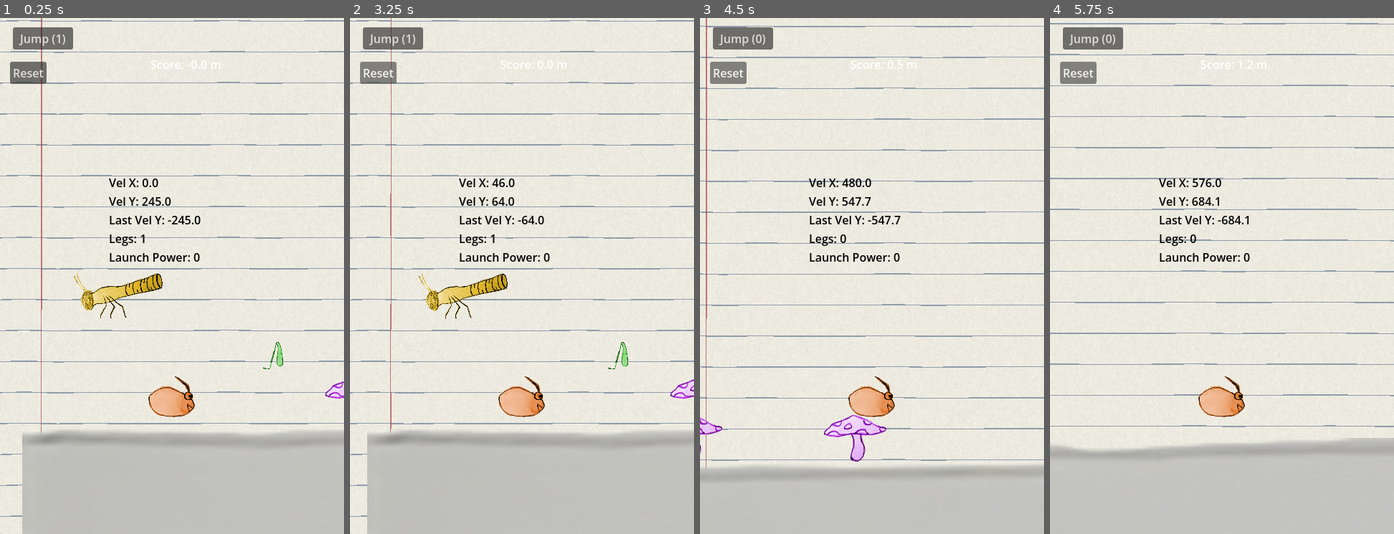
Above: before the commit, frames 1-4 (left to right).
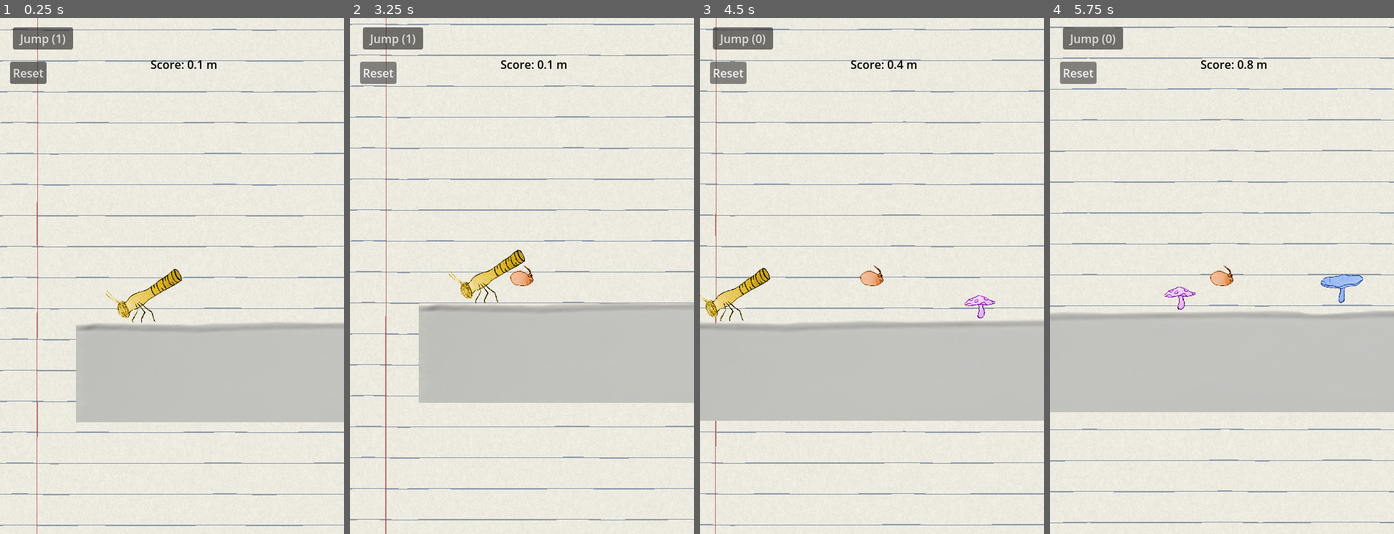
Above: after the commit, the same moments.

Repository: TOMYAAAAAH/paf-la-mite
Game: Godot game, scene res://main.tscn
Same seed, same stepped clock (60 frames per second), same inputs: the game is played once before the commit and once after it.
Inputs:
- Up to frame 1 (0.25 s): no input
- Up to frame 2 (3.25 s): click "Jump (1)" at 0.5 s; click "Jump (0)" at 1.25 s; click "Reset" at 2 s; tap Enter (ui_accept) at 2.75 s; hold Enter (ui_accept) from 2.78 s (still down); tap Tab (jump, bound only before the commit) at 3.02, 3.05 s
- Up to frame 3 (4.5 s): tap Tab (jump, bound only before the commit) at 3.32, 3.6, 3.77, 4.07 s; release Enter (ui_accept) at 3.53 s; tap Enter (ui_accept) at 3.8 s; hold Down (ui_down) from 4.28 s (still down); hold Enter (ui_accept) from 4.28 s (still down)
- Up to frame 4 (5.75 s): tap Tab (jump, bound only before the commit) at 4.55, 5.27, 5.57 s; release Down (ui_down) at 5.03 s; release Enter (ui_accept) at 5.03 s; tap Enter (ui_accept) at 5.1 s

The runs differ from the first frame. In frame 1, 40% of the frame differs, in the area x 0-100%, y 0-100%; in frame 2, 41%; in frame 3, 40%; in frame 4, 43%.

Commit message:
red launch

Diff:
--- a/hopper.tscn
+++ b/hopper.tscn
@@ -7,7 +7,7 @@
 radius = 23.0
 height = 46.0
 
-[node name="Hopper" type="Area2D" unique_id=708622132]
+[node name="Hopper" type="Area2D" unique_id=708622132 groups=["hopper"]]
 script = ExtResource("1_6wt36")
 
 [node name="CollisionShape2D" type="CollisionShape2D" parent="." unique_id=1317942486]
--- a/launcher.tscn
+++ b/launcher.tscn
@@ -6,12 +6,12 @@
 [node name="Sprite2D" type="Sprite2D" unique_id=170151492]
 
 [node name="LauncherBody" type="Sprite2D" parent="." unique_id=979746101]
-position = Vector2(1.9999999, -20)
-rotation = -0.20245819
-scale = Vector2(0.2, 0.2)
+position = Vector2(-10, -32)
+rotation = -0.5061455
+scale = Vector2(0.35, 0.35)
 texture = ExtResource("1_cvfd6")
 
 [node name="LauncherLeg" type="Sprite2D" parent="." unique_id=2113047310]
-position = Vector2(-6, 11)
-scale = Vector2(0.2, 0.2)
+position = Vector2(-14.000003, 34)
+scale = Vector2(0.35, 0.35)
 texture = ExtResource("2_vcerv")
--- a/main.tscn
+++ b/main.tscn
@@ -9,6 +9,9 @@
 [ext_resource type="Shader" uid="uid://cpv5kh01jy27p" path="res://cahier_brouillon.gdshader" id="7_272bh"]
 [ext_resource type="AudioStream" uid="uid://doilvmamtjjh1" path="res://theme.mp3" id="8_5vw27"]
 [ext_resource type="PackedScene" uid="uid://dxwcdc8564acy" path="res://launcher.tscn" id="9_kek77"]
+
+[sub_resource type="LabelSettings" id="LabelSettings_kek77"]
+font_color = Color(0, 0, 0, 1)
 
 [sub_resource type="LabelSettings" id="LabelSettings_7mycd"]
 font_size = 49
@@ -36,16 +39,47 @@
 position = Vector2(-6, 46)
 
 [node name="Mite" parent="." unique_id=693137260 instance=ExtResource("1_0xm2m")]
-position = Vector2(157, 566)
+visible = false
+position = Vector2(216, 480)
 
-[node name="Bouncer" parent="." unique_id=200657326 instance=ExtResource("4_1bvp3")]
-position = Vector2(369, 557)
+[node name="CanvasGroup" type="CanvasGroup" parent="." unique_id=1475602717]
+position = Vector2(767, 515)
 
-[node name="BouncerLG" parent="." unique_id=79131146 groups=["bouncer_lg"] instance=ExtResource("7_5vw27")]
-position = Vector2(981, 553)
+[node name="Bouncer" parent="CanvasGroup" unique_id=200657326 instance=ExtResource("4_1bvp3")]
+position = Vector2(17, 41)
 
-[node name="Bouncer2" parent="." unique_id=1204321091 instance=ExtResource("4_1bvp3")]
-position = Vector2(598, 558)
+[node name="BouncerLG" parent="CanvasGroup" unique_id=79131146 groups=["bouncer_lg"] instance=ExtResource("7_5vw27")]
+position = Vector2(466, 21)
+
+[node name="Bouncer2" parent="CanvasGroup" unique_id=1204321091 instance=ExtResource("4_1bvp3")]
+position = Vector2(3305, 39)
+
+[node name="Hopper" parent="CanvasGroup" unique_id=708622132 instance=ExtResource("6_7mycd")]
+position = Vector2(740, -277)
+
+[node name="BouncerLG2" parent="CanvasGroup" unique_id=220448700 groups=["bouncer_lg"] instance=ExtResource("7_5vw27")]
+position = Vector2(4603, 21)
+
+[node name="Bouncer3" parent="CanvasGroup" unique_id=1140013386 instance=ExtResource("4_1bvp3")]
+position = Vector2(1109, 41)
+
+[node name="Hopper2" parent="CanvasGroup" unique_id=1891947176 instance=ExtResource("6_7mycd")]
+position = Vector2(3232, -263)
+
+[node name="Hopper3" parent="CanvasGroup" unique_id=1147240129 instance=ExtResource("6_7mycd")]
+position = Vector2(2361, -21)
+
+[node name="BouncerLG3" parent="CanvasGroup" unique_id=966501999 groups=["bouncer_lg"] instance=ExtResource("7_5vw27")]
+position = Vector2(2974, 33)
+
+[node name="Hopper4" parent="CanvasGroup" unique_id=1572946301 instance=ExtResource("6_7mycd")]
+position = Vector2(4063, 35)
+
+[node name="Hopper5" parent="CanvasGroup" unique_id=1582883039 instance=ExtResource("6_7mycd")]
+position = Vector2(2008, 1)
+
+[node name="BouncerLG4" parent="CanvasGroup" unique_id=1345919775 groups=["bouncer_lg"] instance=ExtResource("7_5vw27")]
+position = Vector2(2088, 57)
 
 [node name="CanvasLayer" type="CanvasLayer" parent="." unique_id=933197081]
 
@@ -68,6 +102,7 @@
 offset_top = 53.0
 offset_right = 250.0
 offset_bottom = 76.0
+label_settings = SubResource("LabelSettings_kek77")
 
 [node name="GameOverScreen" type="CanvasGroup" parent="CanvasLayer" unique_id=1795708195]
 visible = false
@@ -87,9 +122,6 @@
 text = "GAME OVER"
 label_settings = SubResource("LabelSettings_7mycd")
 
-[node name="Hopper" parent="." unique_id=708622132 instance=ExtResource("6_7mycd")]
-position = Vector2(300, 510)
-
 [node name="ProceduralBackground" type="CanvasLayer" parent="." unique_id=2000960349]
 layer = -1
 
@@ -106,8 +138,7 @@
 stream = ExtResource("8_5vw27")
 
 [node name="Launcher" parent="." unique_id=170151492 instance=ExtResource("9_kek77")]
-position = Vector2(81, 429)
+position = Vector2(151, 547)
 
 [connection signal="pressed" from="CanvasLayer/ResetButton" to="." method="_on_reset_button_pressed"]
 [connection signal="pressed" from="CanvasLayer/GameOverScreen/PlayAgainButton" to="." method="_on_reset_button_pressed"]
-[connection signal="leg_collected" from="Hopper" to="Mite" method="_on_leg_collected"]
--- a/mite.gd
+++ b/mite.gd
@@ -18,6 +18,7 @@
 @onready var jump_button = get_node("/root/Main/CanvasLayer/JumpButton")
 @onready var score_label = get_node("/root/Main/CanvasLayer/ScoreLabel")
 @onready var game_over_screen = get_node("/root/Main/CanvasLayer/GameOverScreen")
+@onready var power_indicator = get_node("/root/Main/Launcher")
 
 # --- CHARGEMENT DES FICHIERS AUDIO ---
 var sound_boing_big = preload("res://boing-big.wav")
@@ -94,9 +95,9 @@
 # --- Launch Input ---
 func _handle_launch_input(delta):
 	if is_starting:
-		if Input.is_action_pressed("jump"):
+		if Input.is_action_pressed("ui_accept"):
 			_charge_launch(delta)
-		elif Input.is_action_just_released("jump") and is_charging:
+		elif Input.is_action_just_released("ui_accept") and is_charging:
 			_execute_launch()
 			is_charging = false
 			is_starting = false
@@ -105,6 +106,7 @@
 	is_charging = true
 	launch_power += LAUNCH_CHARGE_SPEED * delta * launch_direction
 	launch_power = clamp(launch_power, 0, MAX_LAUNCH_POWER)
+	_update_power_indicator()  # Update color
 
 	if launch_power >= MAX_LAUNCH_POWER:
 		launch_direction = -1
@@ -113,7 +115,7 @@
 
 # --- Dive Input ---
 func _handle_dive_input():
-	if Input.is_action_just_pressed("ui_accept") and not is_on_floor():
+	if Input.is_action_just_pressed("ui_down") and not is_on_floor():
 		_on_dive()
 
 # --- Floor Collision ---
@@ -151,6 +153,8 @@
 	velocity.y = jump_velocity
 	speed = int(launch_power * LAUNCH_SPEED_RATIO)
 	launch_power = 0
+	self.visible = true
+	_update_power_indicator()  # Reset color
 
 	if jump_sound_big:
 		jump_sound_big.play()
@@ -205,7 +209,7 @@
 	jump_button.text = "Jump (%d)" % leg_count
 
 func _handle_jump_input():
-	if Input.is_action_just_pressed("jump") and not is_starting:
+	if Input.is_action_just_pressed("ui_accept") and not is_starting:
 		_on_jump()
 
 func _on_jump():
@@ -221,3 +225,7 @@
 
 func _update_score_label():
 	score_label.text = "Score: %.1f m" % (global_position.x/1000-0.16)
+
+func _update_power_indicator():
+	var normalized_power = float(launch_power) / MAX_LAUNCH_POWER
+	power_indicator.modulate = Color(1, 1 - normalized_power, 1 - normalized_power)  # Red = max power, White = min
--- a/mite.tscn
+++ b/mite.tscn
@@ -21,9 +21,10 @@
 shape = SubResource("CapsuleShape2D_bcwpt")
 
 [node name="Camera2D" type="Camera2D" parent="." unique_id=1144531218]
-offset = Vector2(0, -169)
+zoom = Vector2(0.5, 0.5)
 
 [node name="VelocityLabel" type="Label" parent="." unique_id=854925634]
+visible = false
 offset_left = -88.0
 offset_top = -311.0
 offset_right = -48.0
--- a/project.godot
+++ b/project.godot
@@ -20,22 +20,15 @@
 window/size/viewport_width=480
 window/size/viewport_height=720
 window/size/borderless=true
-window/stretch/mode="canvas_items"
-window/stretch/aspect="ignore"
+window/stretch/mode="viewport"
+window/stretch/aspect="expand"
+window/stretch/scale_mode="integer"
 
 [global_group]
 
 hopper=""
 bouncer_sm=""
 bouncer_lg=""
-
-[input]
-
-jump={
-"deadzone": 0.2,
-"events": [Object(InputEventKey,"resource_local_to_scene":false,"resource_name":"","device":-1,"window_id":0,"alt_pressed":false,"shift_pressed":false,"ctrl_pressed":false,"meta_pressed":false,"pressed":false,"keycode":0,"physical_keycode":4194306,"key_label":0,"unicode":0,"location":0,"echo":false,"script":null)
-]
-}
 
 [physics]
 
